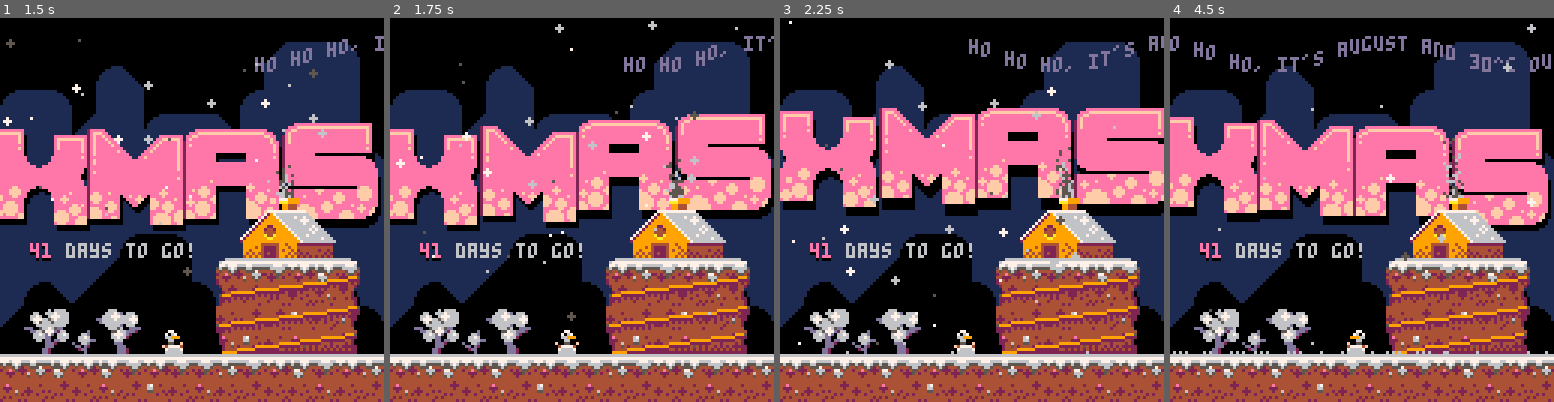
Above: before the commit, frames 1-4 (left to right).
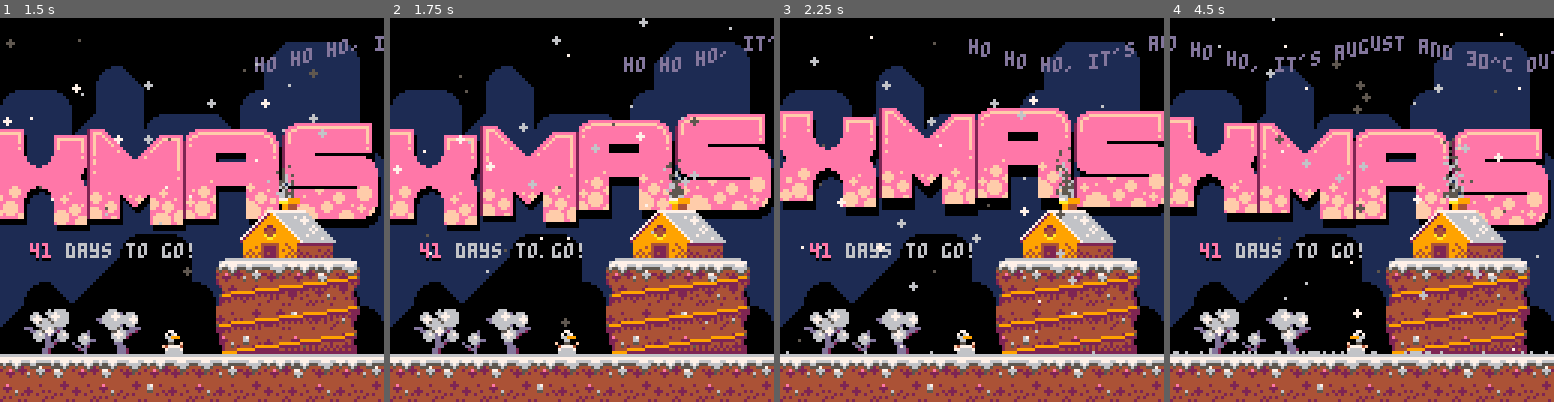
Above: after the commit, the same moments.

Repository: peippo/pico-8
Game: PICO-8 cartridge xmas/xmas.p8
Two runs of this game, one before a commit and one after it. Both use one fixed random seed, a clock stepped at 60 frames per second and the inputs below.
Inputs:
- Up to frame 1 (1.5 s): no input
- Up to frame 2 (1.75 s): no input
- Up to frame 3 (2.25 s): no input
- Up to frame 4 (4.5 s): no input

Frame 1 is identical in both runs. In frame 2, 0.9% of the frame differs, in the area x 0-91%, y 0-81%; in frame 3, 2.7%; in frame 4, 5.9%, in the area x 0-100%, y 0-88%.

Commit message:
Add small adjustments

Diff:
--- a/xmas/src/0.init.lua
+++ b/xmas/src/0.init.lua
@@ -10,7 +10,7 @@
     wind_speeds = {-0.4, -0.2, 0, 0.2, 0.4}
     wind = rnd(wind_speeds)
     days_to_go = calculate_days()
-    scroller = init_scroller("ho ho ho, it's august and 30^c …(63 unchanged characters)… project was to do a christmas countdown! pico-8 is a fantasy video game console that mimics the limited capabilities of 8-bit systems of the 1980s, we have a resolution of 128x128 pixels with 16 colors and four channels for chiptune sounds - seems really fun to play around with, try it out!")
+    scroller = init_scroller("ho ho ho, it's august and 30^c …(63 unchanged characters)… project was to do a christmas countdown!")
 end
 
 function _draw()
--- a/xmas/src/1.flakes.lua
+++ b/xmas/src/1.flakes.lua
@@ -39,7 +39,7 @@
 end
 
 function randomize_wind()
-    change_wind = time() % 5 == 0
+    local change_wind = time() % 5 == 0
 
     if change_wind then
         wind = rnd(wind_speeds)
--- a/xmas/src/2.logo.lua
+++ b/xmas/src/2.logo.lua
@@ -2,11 +2,11 @@
 
 function draw_logo()
     for i = 0, 4 do
-        t1 = t() * 30 + i * 4
+        local t1 = t() * 30 + i * 4
 
         -- shadow
-        x = i * 32 + cos(t1 / 90) * 3
-        y = 34 + cos(t1 / 50) * 3 + 3
+        local x = i * 32 + cos(t1 / 90) * 3
+        local y = 34 + cos(t1 / 50) * 3 + 3
 
         pal(2, 0)
         pal(14, 0)
@@ -18,6 +18,5 @@
         y = 34 + cos(t1 / 50) * 4
 
         sspr(i * 32, 64, 32, 32, x, y)
-
     end
 end
--- a/xmas/src/3.date.lua
+++ b/xmas/src/3.date.lua
@@ -53,7 +53,7 @@
         print(days_to_go, 14)
 
         -- text
-        x = 18
+        local x = 18
 
         if days_to_go > 99 then
             x = 25
--- a/xmas/src/6.scroller.lua
+++ b/xmas/src/6.scroller.lua
@@ -5,7 +5,6 @@
     return {
         text = _text,
         x_add = 0,
-
         speed = 30,
         draw = function(self)
             local t1 = time()
--- a/xmas/xmas.p8
+++ b/xmas/xmas.p8
@@ -13,7 +13,7 @@
     wind_speeds = {-0.4, -0.2, 0, 0.2, 0.4}
     wind = rnd(wind_speeds)
     days_to_go = calculate_days()
-    scroller = init_scroller("ho ho ho, it's august and 30^c …(63 unchanged characters)… project was to do a christmas countdown! pico-8 is a fantasy video game console that mimics the limited capabilities of 8-bit systems of the 1980s, we have a resolution of 128x128 pixels with 16 colors and four channels for chiptune sounds - seems really fun to play around with, try it out!")
+    scroller = init_scroller("ho ho ho, it's august and 30^c …(63 unchanged characters)… project was to do a christmas countdown!")
 end
 
 function _draw()
@@ -112,7 +112,7 @@
 end
 
 function randomize_wind()
-    change_wind = time() % 5 == 0
+    local change_wind = time() % 5 == 0
 
     if change_wind then
         wind = rnd(wind_speeds)
@@ -123,11 +123,11 @@
 
 function draw_logo()
     for i = 0, 4 do
-        t1 = t() * 30 + i * 4
+        local t1 = t() * 30 + i * 4
 
         -- shadow
-        x = i * 32 + cos(t1 / 90) * 3
-        y = 34 + cos(t1 / 50) * 3 + 3
+        local x = i * 32 + cos(t1 / 90) * 3
+        local y = 34 + cos(t1 / 50) * 3 + 3
 
         pal(2, 0)
         pal(14, 0)
@@ -199,7 +198,7 @@
         print(days_to_go, 14)
 
         -- text
-        x = 18
+        local x = 18
 
         if days_to_go > 99 then
             x = 25
